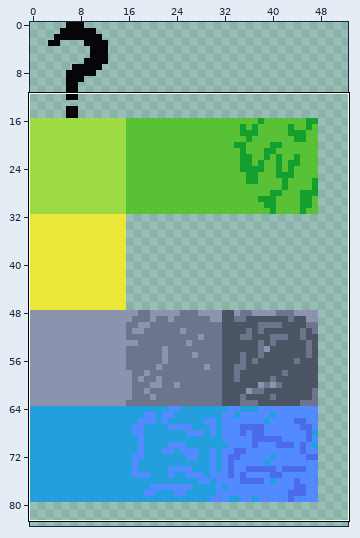
Pixel-art file: apps/game/public/assets/tilemaps/tiles/tiles.aseprite. The picture above shows the old version from afar; the outline marks the close-up.
Close-up. Earlier state:
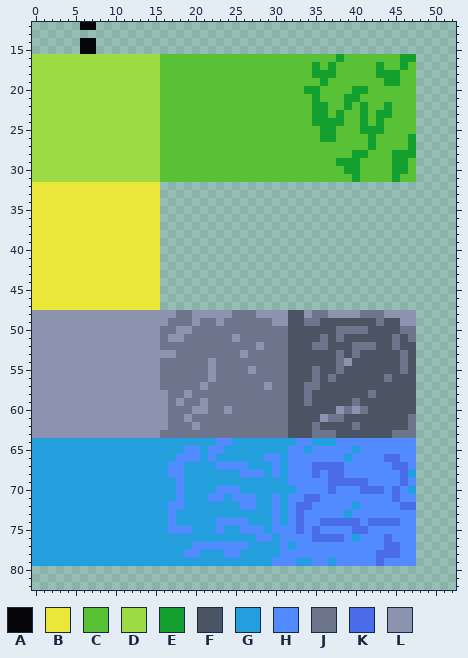
128x128 pixels, 1 frame. Shown: x 0..52, y 12..82. The wide view leaves out empty margins.
Palette (. is transparent): A #060608  B #eae739  C #59c135  D #9cdb43  E #14a02e  F #4a5462  G #249fde  H #518bff  J #6d758d  K #4a6bea  L #8b93af
Pixels before (only the part around the change), first column x 0:
12 ......AA.............................................
13 .....................................................
14 ......AA.............................................
15 ......AA.............................................
16 DDDDDDDDDDDDDDDDCCCCCCCCCCCCCCCCCCCCCCECCCCCCCEE.....
17 DDDDDDDDDDDDDDDDCCCCCCCCCCCCCCCCCCCECECCCCCECCEC.....
18 DDDDDDDDDDDDDDDDCCCCCCCCCCCCCCCCCCCEEECCCCCEEECC.....
19 DDDDDDDDDDDDDDDDCCCCCCCCCCCCCCCCCCCCECCCCCCCEECC.....
20 DDDDDDDDDDDDDDDDCCCCCCCCCCCCCCCCCCEECCCCEECCCCCC.....
21 DDDDDDDDDDDDDDDDCCCCCCCCCCCCCCCCCCCECCCEECCCCCCC.....
22 DDDDDDDDDDDDDDDDCCCCCCCCCCCCCCCCCCCEECCECECCECCC.....
23 DDDDDDDDDDDDDDDDCCCCCCCCCCCCCCCCCCCEECECCECEECCC.....
24 DDDDDDDDDDDDDDDDCCCCCCCCCCCCCCCCCCCEEEECCECECCCC.....
25 DDDDDDDDDDDDDDDDCCCCCCCCCCCCCCCCCCCCEECCCEEECCCC.....
26 DDDDDDDDDDDDDDDDCCCCCCCCCCCCCCCCCCCCEECCCCECCCCE.....
27 DDDDDDDDDDDDDDDDCCCCCCCCCCCCCCCCCCCCCCCCCCECCCCE.....
28 DDDDDDDDDDDDDDDDCCCCCCCCCCCCCCCCCCCCCCCCEECCCEEE.....
29 DDDDDDDDDDDDDDDDCCCCCCCCCCCCCCCCCCCCCCEEECCCCEEC.....
30 DDDDDDDDDDDDDDDDCCCCCCCCCCCCCCCCCCCCCCCEECCCCEEC.....
31 DDDDDDDDDDDDDDDDCCCCCCCCCCCCCCCCCCCCCCCCECCCCECC.....
32 BBBBBBBBBBBBBBBB.....................................
33 BBBBBBBBBBBBBBBB.....................................
34 BBBBBBBBBBBBBBBB.....................................
35 BBBBBBBBBBBBBBBB.....................................
36 BBBBBBBBBBBBBBBB.....................................
37 BBBBBBBBBBBBBBBB.....................................
38 BBBBBBBBBBBBBBBB.....................................
39 BBBBBBBBBBBBBBBB.....................................
40 BBBBBBBBBBBBBBBB.....................................
41 BBBBBBBBBBBBBBBB.....................................
42 BBBBBBBBBBBBBBBB.....................................
43 BBBBBBBBBBBBBBBB.....................................
44 BBBBBBBBBBBBBBBB.....................................
45 BBBBBBBBBBBBBBBB.....................................
46 BBBBBBBBBBBBBBBB.....................................
47 BBBBBBBBBBBBBBBB.....................................
48 LLLLLLLLLLLLLLLLLLJJLLLLLJJJLLLLFFLJJLLLLJJJLLLL.....
49 LLLLLLLLLLLLLLLLLJJJLJJLJJJJJJLLFFJJFFFFFFFJFFLL.....
50 LLLLLLLLLLLLLLLLJJLLJJJJJJJJJJJJFFFFFFJJJJFFFFJJ.....
51 LLLLLLLLLLLLLLLLJLLJJJJJJLJJJJJJFFFFJFJFFFFFFJFJ.....
52 LLLLLLLLLLLLLLLLJJJJJJJJJJJJLJJJFFFJJFFFJJJFFJFF.....
53 LLLLLLLLLLLLLLLLLLJJJJJJJJLJJJJJFFFFFFJFJFFFFFJF.....
54 LLLLLLLLLLLLLLLLJJJJJJLJJJJJJJJJFFFFFFJLFFFFFFJF.....
55 LLLLLLLLLLLLLLLLJJJJJJLJJJJLJJJJFFFJFFJFFFFFFFJF.....
56 LLLLLLLLLLLLLLLLJJJJJJLJJJJJJJJJFFFJFJFFFFFFJFFF.....
57 LLLLLLLLLLLLLLLLJJJJJLJJJJJJJLJJFFJJFFFFFFFFFFFF.....
58 LLLLLLLLLLLLLLLLLJJLJJJJJJJJJJJJFFJFFFFFFFJFFFFF.....
59 LLLLLLLLLLLLLLLLLJLJJLJJJJJJJJJJFFJFFFFFJFFFFFFF.....
60 LLLLLLLLLLLLLLLLLJJJLLJJLJJJJJJJFFFFFFLJLJFFFFFF.....
61 LLLLLLLLLLLLLLLLLJJLJJJJJJJJJJJJFFFFLJJFFFFFFFFJ.....
62 LLLLLLLLLLLLLLLLLJJJLJJJJJJJJJJJFFFJFFFFJFFFFFFJ.....
63 LLLLLLLLLLLLLLLLJJJJJJJJJJJJJJJJFFFJJJFFFFFFFJJJ.....
64 GGGGGGGGGGGGGGGGGGGGGGGHHGGGGGGGGHHGGGHHHHHHHHHH.....
65 GGGGGGGGGGGGGGGGGGGHHGHHGGGGGGGGHHGHHHHHGHHHHHHH.....
66 GGGGGGGGGGGGGGGGGGHHHGHGGGGGGHHGHHHHHHHGHHHHKKHH.....
67 GGGGGGGGGGGGGGGGGHHGGGGHHHHGGGHGHHHKKKKHHHHHHKKH.....
68 GGGGGGGGGGGGGGGGGHHGGGGGGGHHHGHGHHHKHKKHHHHHHHKG.....
69 GGGGGGGGGGGGGGGGGGHGGGGGGGGGGGGGHHHHHKKKKKHHHHKH.....
70 GGGGGGGGGGGGGGGGGGHGGGGHHHGGGGGGGHHHHKHHHKKKHKHG.....
71 GGGGGGGGGGGGGGGGGGHGGGHHGHHHGGHGHHKKHHHHHHHHHKHH.....
72 GGGGGGGGGGGGGGGGGHHGGGGGGGHHGGHGHKKHHHHHGHHHHHKK.....
73 GGGGGGGGGGGGGGGGGHGGGGGGGGGGGGHGHKHHHHHGHHHHHHHH.....
74 GGGGGGGGGGGGGGGGGHGGGGGHHHHGGGHGHKHHKKKKKHKKKKHH.....
75 GGGGGGGGGGGGGGGGGHHHGGGHGGHHHGHHHKHKHHHHKKHHHHHH.....
76 GGGGGGGGGGGGGGGGGGGGGGGGGGGGHHGHHHHKKKKHGHHHKHHH.....
77 GGGGGGGGGGGGGGGGGGGGHHHHHHHGGGGHGHHHHHHHHHHHKKHH.....
78 GGGGGGGGGGGGGGGGGGGHHGGGHHGGGGGHHHHHHHHHHHHKKKHH.....
79 GGGGGGGGGGGGGGGGGGGGGGGGGGGGGGHHHGGHHGHHHHHKHHHH.....
80 .....................................................
81 .....................................................
82 .....................................................
Now the later version:
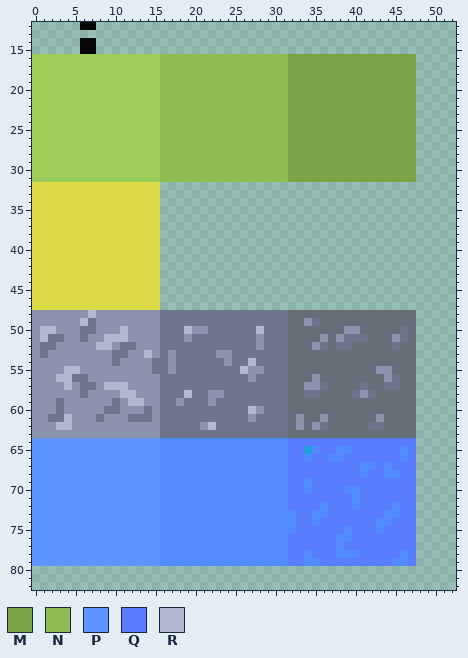
Colours new in this view: M #7ba245  N #90bb53  P #5e94ff  Q #597cff  R #b3b9d1
Difference:
colour B: #eae739 -> #ddda47
colour D: #9cdb43 -> #9dcc5b
colour F: #4a5462 -> #686e77
Changed rows in their new state; - is a pixel that keeps its letter.
first column x 16:
16 NNNNNNNNNNNNNNNNMMMMMMMMMMMMMMMM
17 NNNNNNNNNNNNNNNNMMMMMMMMMMMMMMMM
18 NNNNNNNNNNNNNNNNMMMMMMMMMMMMMMMM
19 NNNNNNNNNNNNNNNNMMMMMMMMMMMMMMMM
20 NNNNNNNNNNNNNNNNMMMMMMMMMMMMMMMM
21 NNNNNNNNNNNNNNNNMMMMMMMMMMMMMMMM
22 NNNNNNNNNNNNNNNNMMMMMMMMMMMMMMMM
23 NNNNNNNNNNNNNNNNMMMMMMMMMMMMMMMM
24 NNNNNNNNNNNNNNNNMMMMMMMMMMMMMMMM
25 NNNNNNNNNNNNNNNNMMMMMMMMMMMMMMMM
26 NNNNNNNNNNNNNNNNMMMMMMMMMMMMMMMM
27 NNNNNNNNNNNNNNNNMMMMMMMMMMMMMMMM
28 NNNNNNNNNNNNNNNNMMMMMMMMMMMMMMMM
29 NNNNNNNNNNNNNNNNMMMMMMMMMMMMMMMM
30 NNNNNNNNNNNNNNNNMMMMMMMMMMMMMMMM
31 NNNNNNNNNNNNNNNNMMMMMMMMMMMMMMMM
first column x 0:
48 -------R--------JJ--JJJJJ---JJJJ--FFFFFFFFFFFFFF
49 ------RJ--------J---J--J------JJ--L--------F--FF
50 -RR---JJ---R------JRLL------R---------FLLF-----F
51 -RJJ--J--RRR-----JJL-----J--L-------L-LJJJ---LJF
52 -JJ-----RR-JJ----------------------L--JJFFF-----
53 -J--------JJ--R-J------LL-J-----------F-F-----F-
54 ----------J----J-L----J-L--R----------FF------F-
55 ----RR---------J-L----J---R-L------F--F----LL-F-
56 ---RRJJ---------------J----L-------L-F------LJ--
57 ----R-JJ-RRR---------J-------J----LLJ----J--JJ--
58 ------J----RR---J--R--LL-----------J----JL------
59 ---J------J-RR--J----JL-----------F-----F-------
60 ---J-----JJ---J-J---JJ--J--RL---------FFFF------
61 --JJR---J---JJJ-J--J-------L-----L---FF----L---F
62 ---RR-----------J---JLR----------L-LJ---F-JJ---F
63 -----------------------------------FFF-------FFF
64 PPPPPPPPPPPPPPPPHHHHHHH--HHHHHHHQQQQQQQQQQQQQQQQ
65 PPPPPPPPPPPPPPPPHHH--H--HHHHHHHHQQ--QQ--QQQQQQ-Q
66 PPPPPPPPPPPPPPPPHH---H-HHHHHH--HQQ-QQ--QQQQQQQ-Q
67 PPPPPPPPPPPPPPPPH--HHHH----HHH-HQQQQQQQQQ--Q-QQQ
68 PPPPPPPPPPPPPPPPH--HHHHHHH---H-HQQQQQQQQQ-QQ--QQ
69 PPPPPPPPPPPPPPPPHH-HHHHHHHHHHHHHQQ-QQQQQQQQQQQQQ
70 PPPPPPPPPPPPPPPPHH-HHHH---HHHHHHQQ-QQQQ--QQQQQQQ
71 PPPPPPPPPPPPPPPPHH-HHH--H---HH-HQQQQQQQQ-QQQQQQQ
72 PPPPPPPPPPPPPPPPH--HHHHHHH--HH-HQQQQ-QQQHQQQQ-QQ
73 PPPPPPPPPPPPPPPPH-HHHHHHHHHHHH-H-QQ--QQQQQQQ--QQ
74 PPPPPPPPPPPPPPPPH-HHHHH----HHH-H-QQ-QQQQQQQHHQQQ
75 PPPPPPPPPPPPPPPPH---HHH-HH---H---QQQQQQ-QQQ-QQQQ
76 PPPPPPPPPPPPPPPPHHHHHHHHHHHH--H-QQQQQQH-QQQQQQQQ
77 PPPPPPPPPPPPPPPPHHHH-------HHHH-QQQQQQ-QQQQQQQQQ
78 PPPPPPPPPPPPPPPPHHH--HHH--HHHHH-QQ-QQQ---QQQQQ-Q
79 PPPPPPPPPPPPPPPPHHHHHHHHHHHHHH--QQH-QQQQQQQQQ--Q
